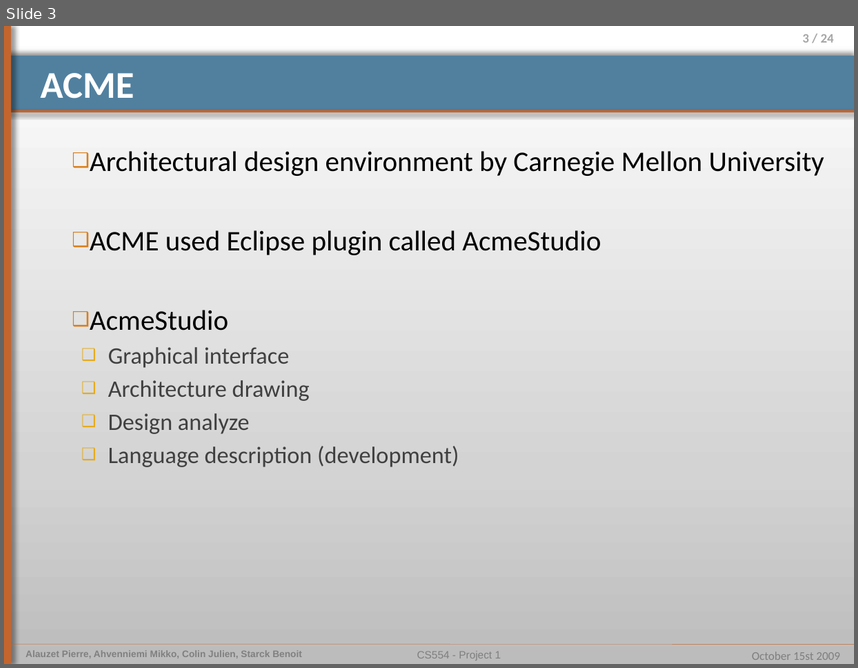
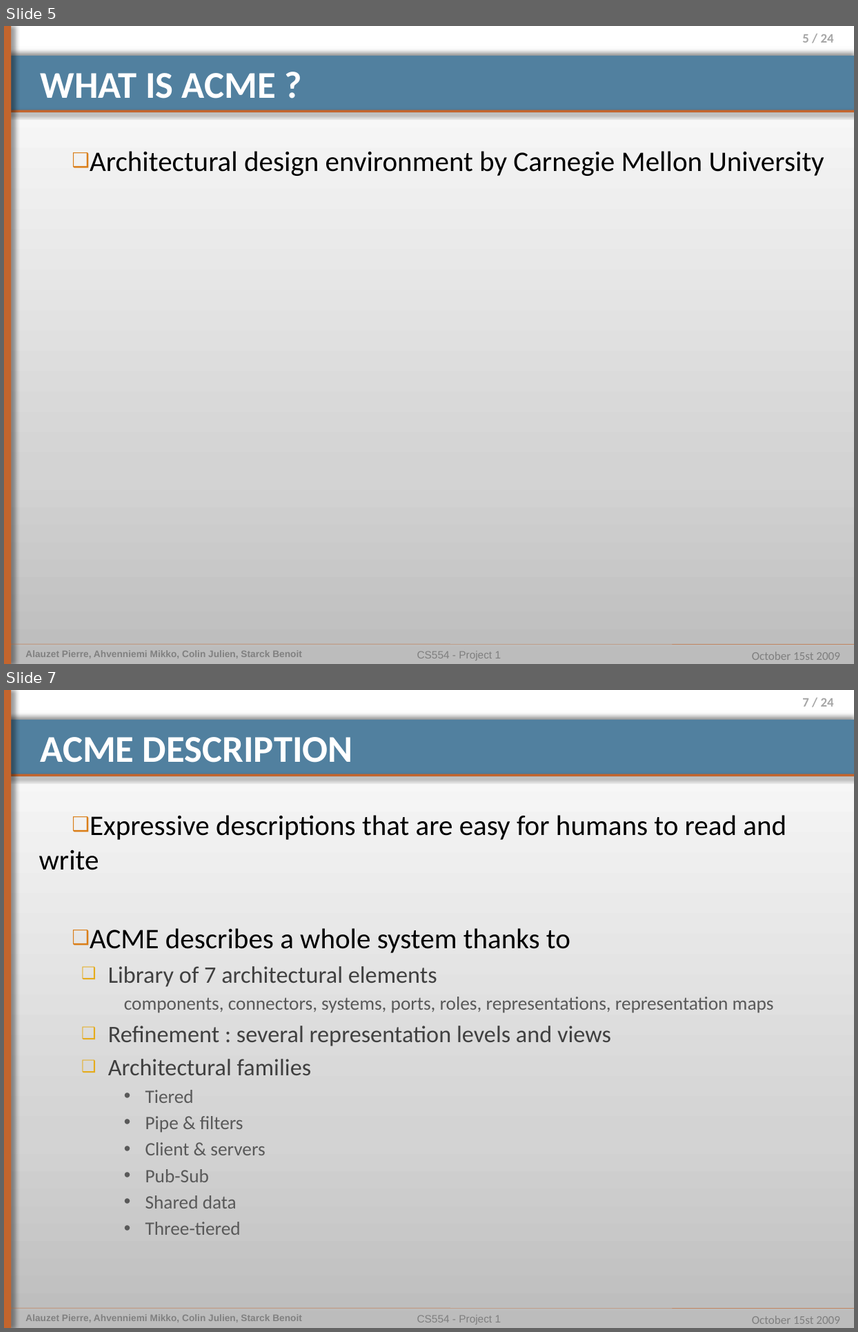
Before and after one commit to pierrealauzet/euroteam, a slide deck: Project 2/Part1/CS554_EuroTeam_Project2_OP4.pptx. Shown one above the other, each under a label of ours: slide 3 before the commit, slides 5 and 7 after it; the slides between them are not shown. The pictures are 858x668 and 858x1332 pixels, drawn with LibreOffice and Linux fonts; fonts in the diff are those of the drawing. Boxes give left, top, right and bottom in pixels: in the first picture for what was removed or moved away, otherwise in the second. Text is boxed around its words. In the diff, an @@ line names an element or a change of style, - is before the commit and + after.

```diff
--- a/Project 2/Part1/CS554_EuroTeam_Project2_OP4.pptx
+++ b/Project 2/Part1/CS554_EuroTeam_Project2_OP4.pptx
@@ slide 7 added at [4, 690, 854, 1328], background gradient #BDBDBD to #D3D3D3 to #FFFFFF; not listed: 9 template elements that a slide beside it also shows @@
@@ title added at [41, 737, 353, 762], 32 pt, text #FFFFFF, bold @@
+ACME DESCRIPTION
@@ text added at [39, 815, 786, 1234], 16 pt, text #595959 @@
+❑ Expressive descriptions that are easy for humans to read and write
+❑ ACME describes a whole system thanks to
+  ❑ Library of 7 architectural elements
+    components, connectors, systems, ports, roles, representations, representation maps
+  ❑ Refinement : several representation levels and views
+  ❑ Architectural families
+    • Tiered
+    • Pipe & filters
+    • Client & servers
+    • Pub-Sub
+    • Shared data
+    • Three-tiered
@@ what was slide 3 is now slide 5 @@
@@ slide 5 changed as well @@
@@ page number at [802, 34, 834, 43]: text changed @@
-3 / 24
+5 / 24
@@ title at [41, 73, 276, 98]: text changed @@
-ACME
+WHAT IS ACME ?
@@ text at [90, 230, 601, 467]: paragraphs removed @@
-❑ ACME used Eclipse plugin called AcmeStudio
-❑ AcmeStudio
-  ❑ Graphical interface
-  ❑ Architecture drawing
-  ❑ Design analyze
-  ❑ Language description (development)
```
Also in this commit, not shown: 3 other slides changed, 15 other slides added, 2 slides removed, 5 other files.
